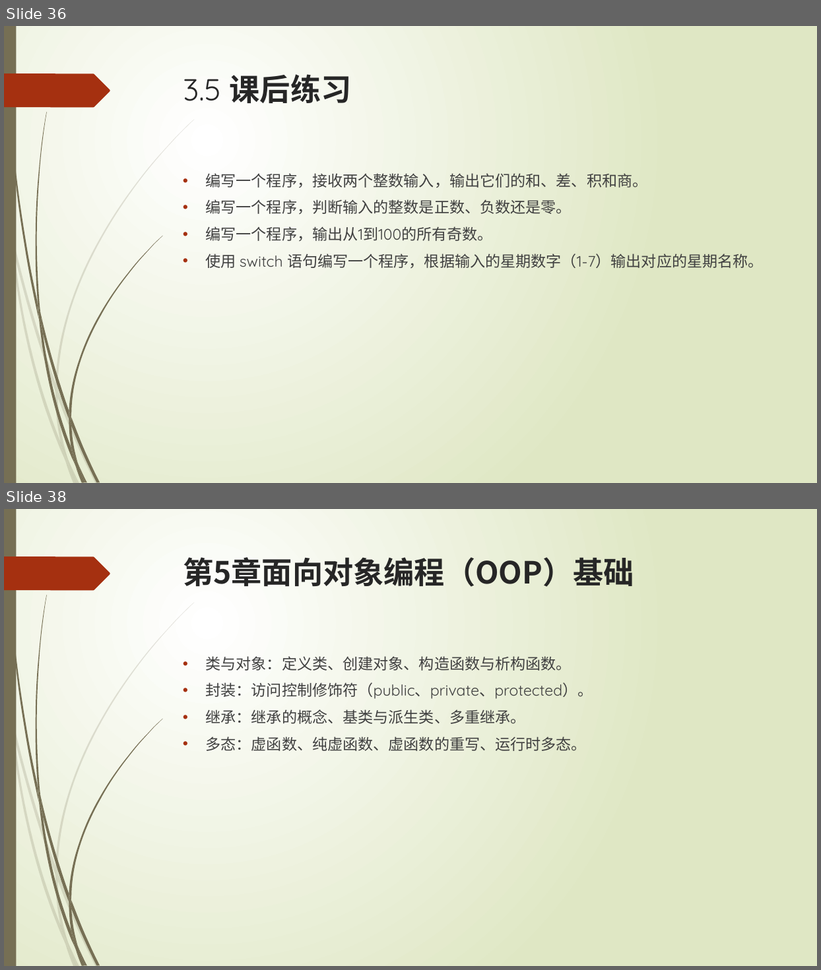
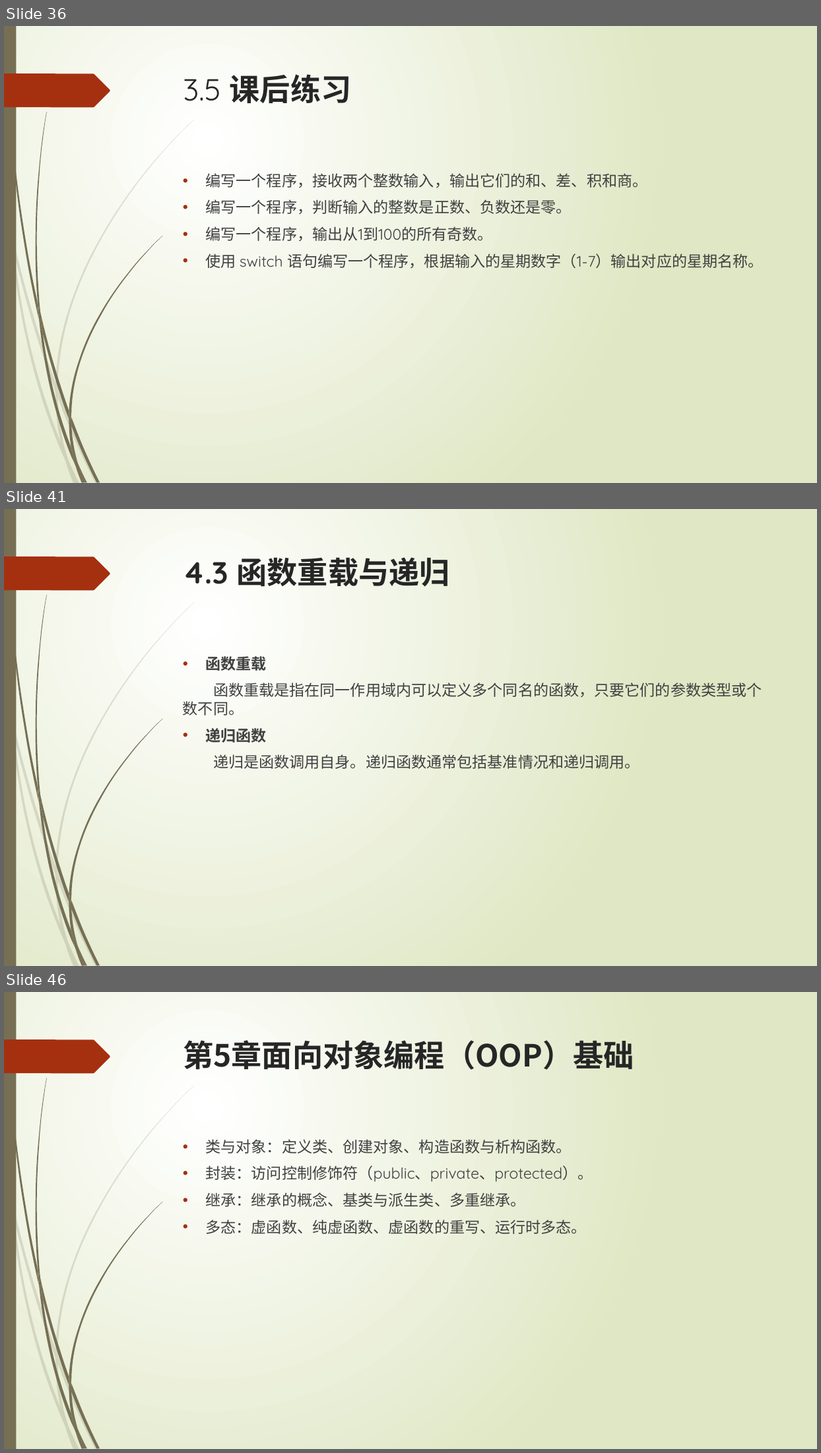
Before and after one commit to liuty2006/learn, a slide deck: learn_cpp/docs/C++语言培训.pptx. Shown one above the other, each under a label of ours: slides 36 and 38 before the commit, slides 36, 41 and 46 after it; the slides between them are not shown. The pictures are 821x970 and 821x1453 pixels, drawn with LibreOffice and Linux fonts; fonts in the diff are those of the drawing. Boxes give left, top, right and bottom in pixels: in the first picture for what was removed or moved away, otherwise in the second. Text is boxed around its words. In the diff, an @@ line names an element or a change of style, - is before the commit and + after.

```diff
--- a/learn_cpp/docs/C++语言培训.pptx
+++ b/learn_cpp/docs/C++语言培训.pptx
@@ slide 41 added at (x1=4, y1=509, x2=817, y2=966), background gradient #FFFFFF to #DFE8C4; not listed: 24 template elements that a slide beside it also shows @@
@@ title added at (x1=183, y1=557, x2=450, y2=587), 36 pt, text #262626, bold @@
+4.3 函数重载与递归
@@ text added at (x1=183, y1=654, x2=762, y2=769), 18 pt, text #404040 @@
+• 函数重载
+函数重载是指在同一作用域内可以定义多个同名的函数，只要它们的参数类型或个 数不同。
+• 递归函数
+递归是函数调用自身。递归函数通常包括基准情况和递归调用。
@@ what was slide 38 is now slide 46 @@
```
Also in this commit, not shown: 1 slide changed, 7 other slides added, 25 other files.
